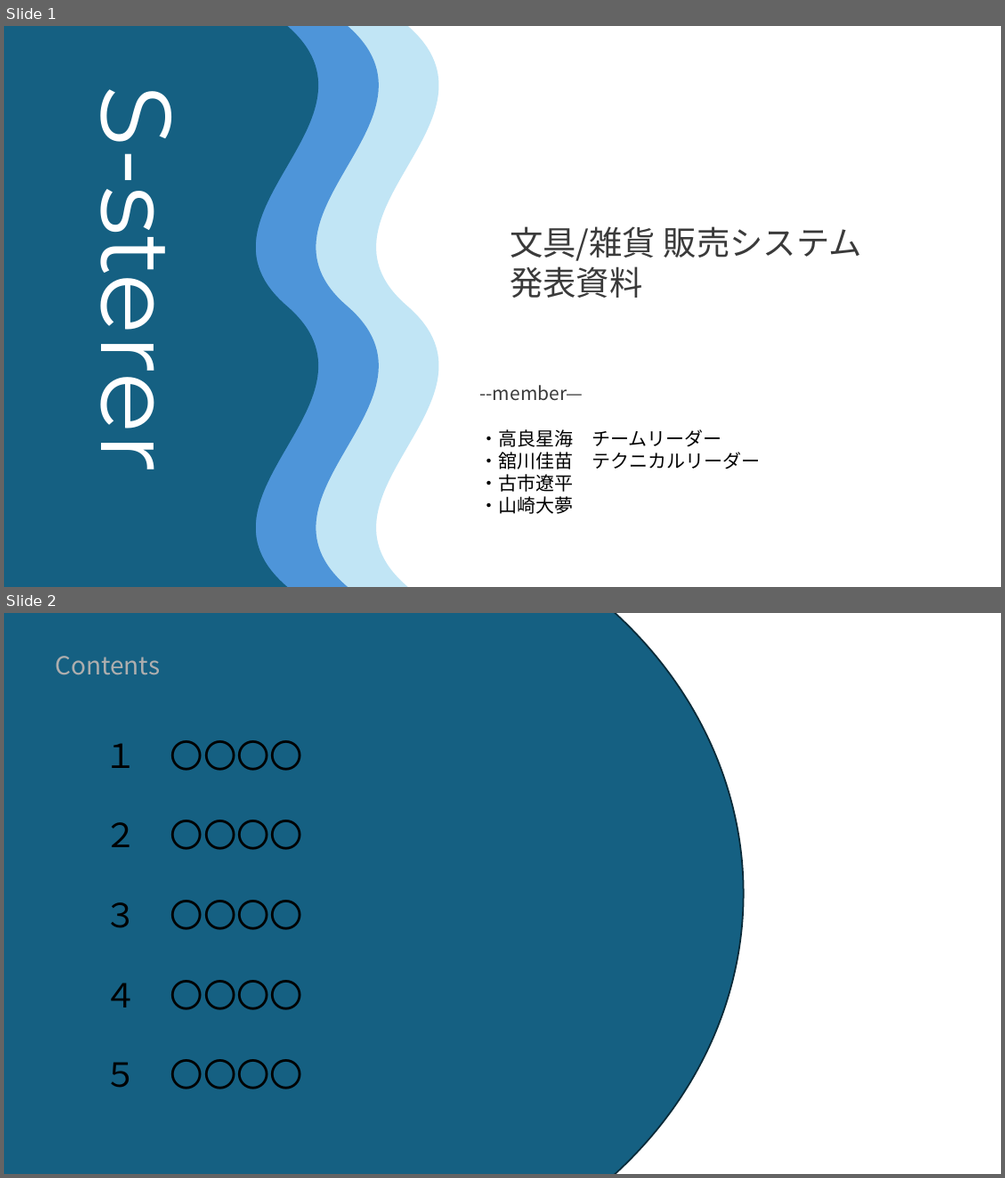
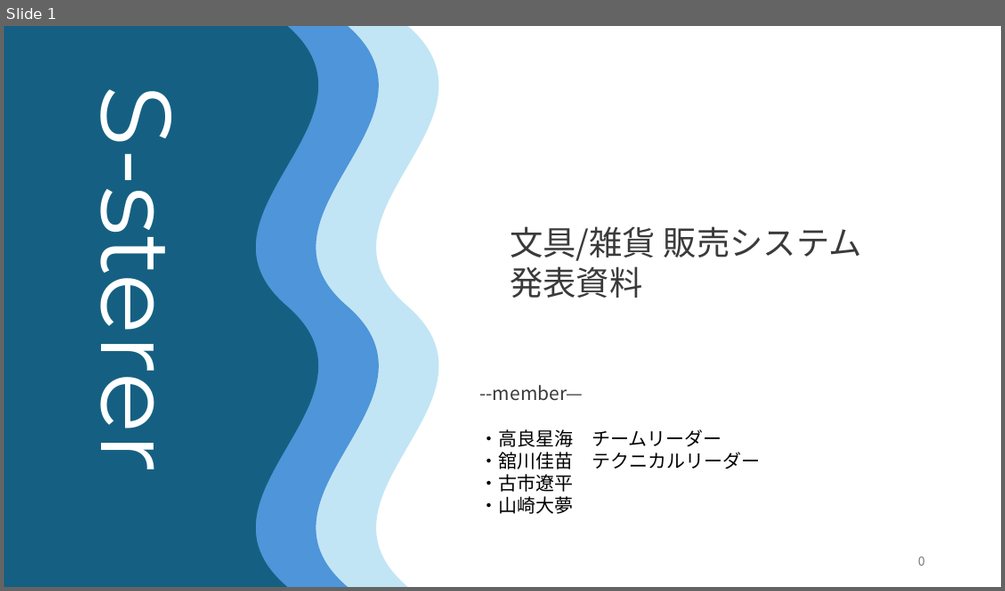
Before and after one commit to kanavii3333/ec-b, a slide deck: plan/最終課題_発表プレゼンテーション .pptx. Shown one above the other, each under a label of ours: slides 1 and 2 before the commit, slide 1 after it. The pictures are 1005x1178 and 1005x591 pixels, drawn with LibreOffice and Linux fonts; fonts in the diff are those of the drawing. Boxes give left, top, right and bottom in pixels: in the first picture for what was removed or moved away, otherwise in the second. Text is boxed around its words. In the diff, an @@ line names an element or a change of style, - is before the commit and + after.

```diff
--- a/plan/最終課題_発表プレゼンテーション .pptx
+++ b/plan/最終課題_発表プレゼンテーション .pptx
@@ slide 2 removed at [4, 613, 1001, 1174], background #FFFFFF @@
@@ ellipse removed at [4, 613, 744, 1174] @@
@@ text removed at [55, 656, 160, 675] @@
-Contents
@@ text removed at [104, 740, 303, 1089] @@
-１ 〇〇〇〇
-２ 〇〇〇〇
-３ 〇〇〇〇
-４ 〇〇〇〇
-５ 〇〇〇〇
@@ slide 1 changed as well @@
@@ page number added at [918, 556, 925, 565], 12 pt, text #797979 @@
+0
```
Also in this commit, not shown: 3 other slides changed, 15 slides added, 3 other slides removed.
